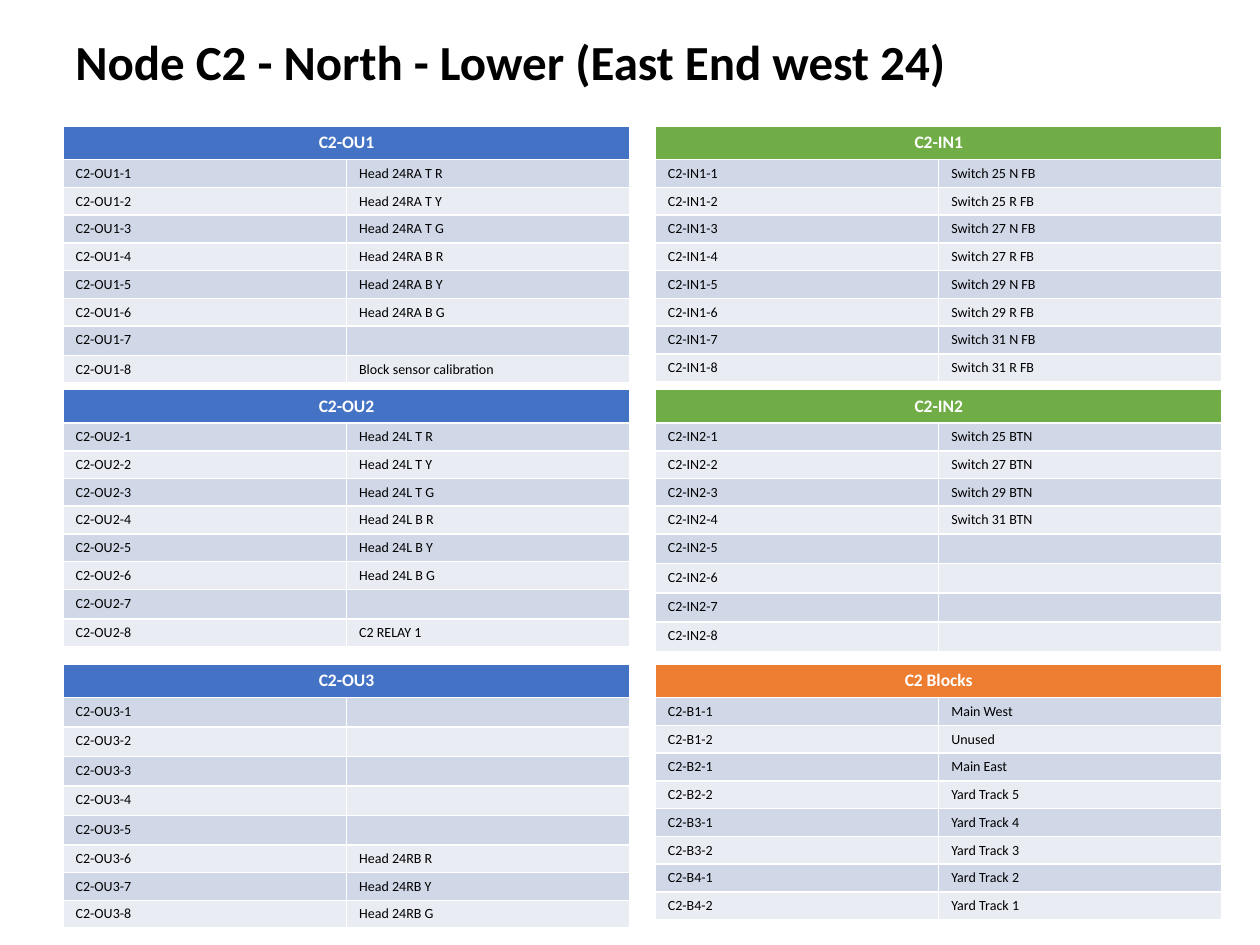
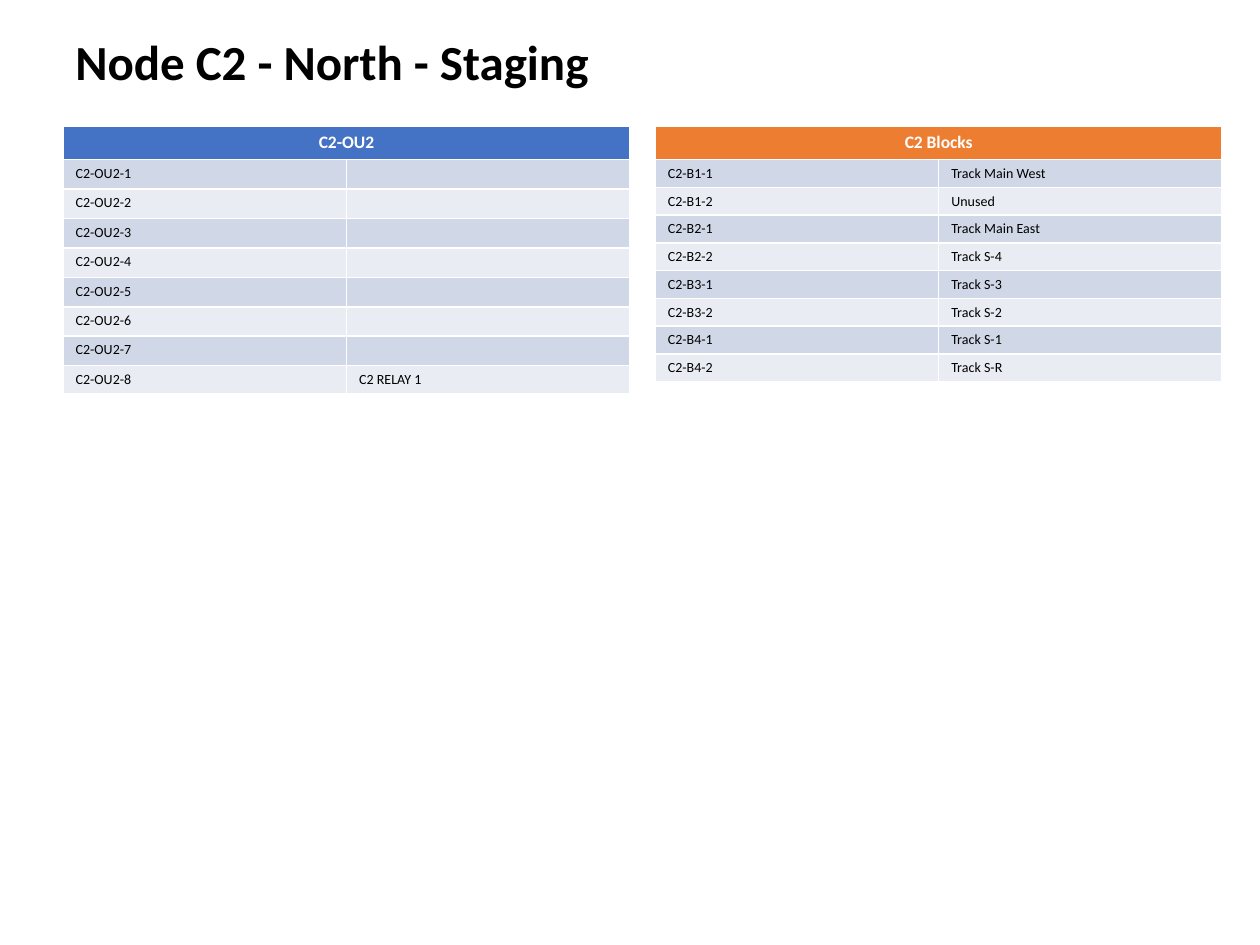
Before and after one commit to lnevo/hart, a slide deck: slide 4 of docs/wiring/Wiring_Schematic.pptx. Drawn at 1260x945 pixels with LibreOffice and Linux fonts; fonts in the diff are those of the drawing. Boxes give left, top, right and bottom in pixels: in the first picture for what was removed or moved away, otherwise in the second. Text is boxed around its words. In the diff, an @@ line names an element or a change of style, - is before the commit and + after.

```diff
--- a/docs/wiring/Wiring_Schematic.pptx
+++ b/docs/wiring/Wiring_Schematic.pptx
@@ text at (75,45,589,89): text changed @@
-Node C2 - North - Lower (East End west 24)
+Node C2 - North - Staging
@@ table at (63,126,630,388) @@
-row 1, column 1: C2-OU1
+row 1, column 1: C2-OU2
-row 2, column 1: C2-OU1-1
+row 2, column 1: C2-OU2-1
-row 2, column 2: Head 24RA T R
+row 2, column 2: 
-row 3, column 1: C2-OU1-2
+row 3, column 1: C2-OU2-2
-row 3, column 2: Head 24RA T Y
+row 3, column 2: 
-row 4, column 1: C2-OU1-3
+row 4, column 1: C2-OU2-3
-row 4, column 2: Head 24RA T G
+row 4, column 2: 
-row 5, column 1: C2-OU1-4
+row 5, column 1: C2-OU2-4
-row 5, column 2: Head 24RA B R
+row 5, column 2: 
-row 6, column 1: C2-OU1-5
+row 6, column 1: C2-OU2-5
-row 6, column 2: Head 24RA B Y
+row 6, column 2: 
-row 7, column 1: C2-OU1-6
+row 7, column 1: C2-OU2-6
-row 7, column 2: Head 24RA B G
+row 7, column 2: 
-row 8, column 1: C2-OU1-7
+row 8, column 1: C2-OU2-7
-row 9, column 1: C2-OU1-8
+row 9, column 1: C2-OU2-8
-row 9, column 2: Block sensor calibration
+row 9, column 2: C2 RELAY 1
@@ table at (655,126,1222,376) @@
-row 2, column 2: Main West
+row 2, column 2: Track Main West
-row 4, column 2: Main East
+row 4, column 2: Track Main East
-row 5, column 2: Yard Track 5
+row 5, column 2: Track S-4
-row 6, column 2: Yard Track 4
+row 6, column 2: Track S-3
-row 7, column 2: Yard Track 3
+row 7, column 2: Track S-2
-row 8, column 2: Yard Track 2
+row 8, column 2: Track S-1
-row 9, column 2: Yard Track 1
+row 9, column 2: Track S-R
@@ table: place and size @@
-table at (655,664,1222,914)
+table at (655,126,1222,376)
@@ table removed at (655,126,1222,376), 9 rows, 2 columns @@
-C2-IN1 | 
-C2-IN1-1 | Switch 25 N FB
-C2-IN1-2 | Switch 25 R FB
-C2-IN1-3 | Switch 27 N FB
-C2-IN1-4 | Switch 27 R FB
-C2-IN1-5 | Switch 29 N FB
-C2-IN1-6 | Switch 29 R FB
-C2-IN1-7 | Switch 31 N FB
-C2-IN1-8 | Switch 31 R FB
@@ table removed at (63,389,630,641), 9 rows, 2 columns @@
-C2-OU2 | 
-C2-OU2-1 | Head 24L T R
-C2-OU2-2 | Head 24L T Y
-C2-OU2-3 | Head 24L T G
-C2-OU2-4 | Head 24L B R
-C2-OU2-5 | Head 24L B Y
-C2-OU2-6 | Head 24L B G
-C2-OU2-7 | 
-C2-OU2-8 | C2 RELAY 1
@@ table removed at (655,389,1222,644), 9 rows, 2 columns @@
-C2-IN2 | 
-C2-IN2-1 | Switch 25 BTN
-C2-IN2-2 | Switch 27 BTN
-C2-IN2-3 | Switch 29 BTN
-C2-IN2-4 | Switch 31 BTN
-C2-IN2-5 | 
-C2-IN2-6 | 
-C2-IN2-7 | 
-C2-IN2-8 | 
@@ table removed at (63,664,630,922), 9 rows, 2 columns @@
-C2-OU3 | 
-C2-OU3-1 | 
-C2-OU3-2 | 
-C2-OU3-3 | 
-C2-OU3-4 | 
-C2-OU3-5 | 
-C2-OU3-6 | Head 24RB R
-C2-OU3-7 | Head 24RB Y
-C2-OU3-8 | Head 24RB G
```
Also in this commit, not shown: 19 other slides changed, 2 slides added, 1 slide removed, 14 other files.
